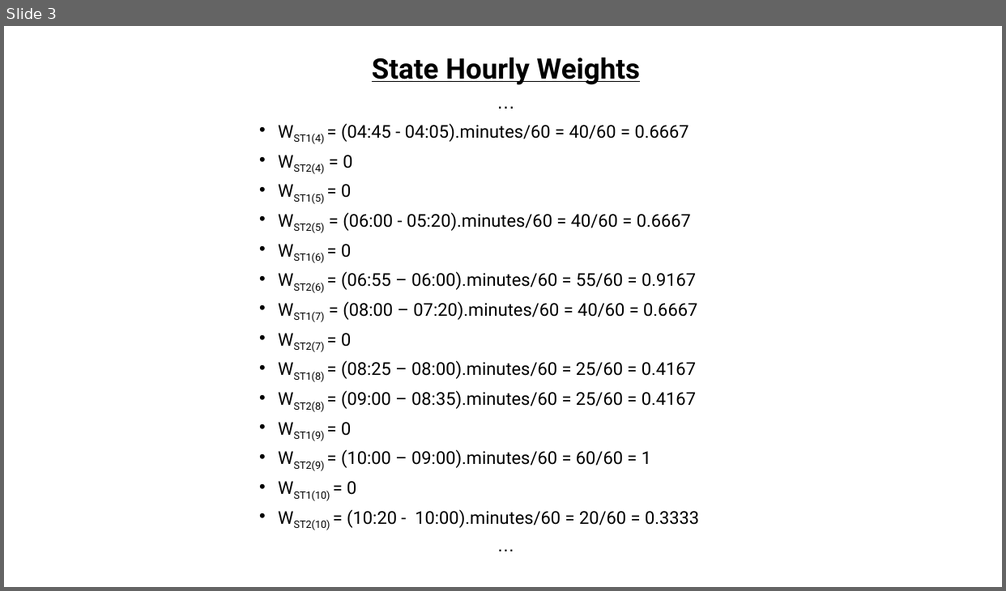
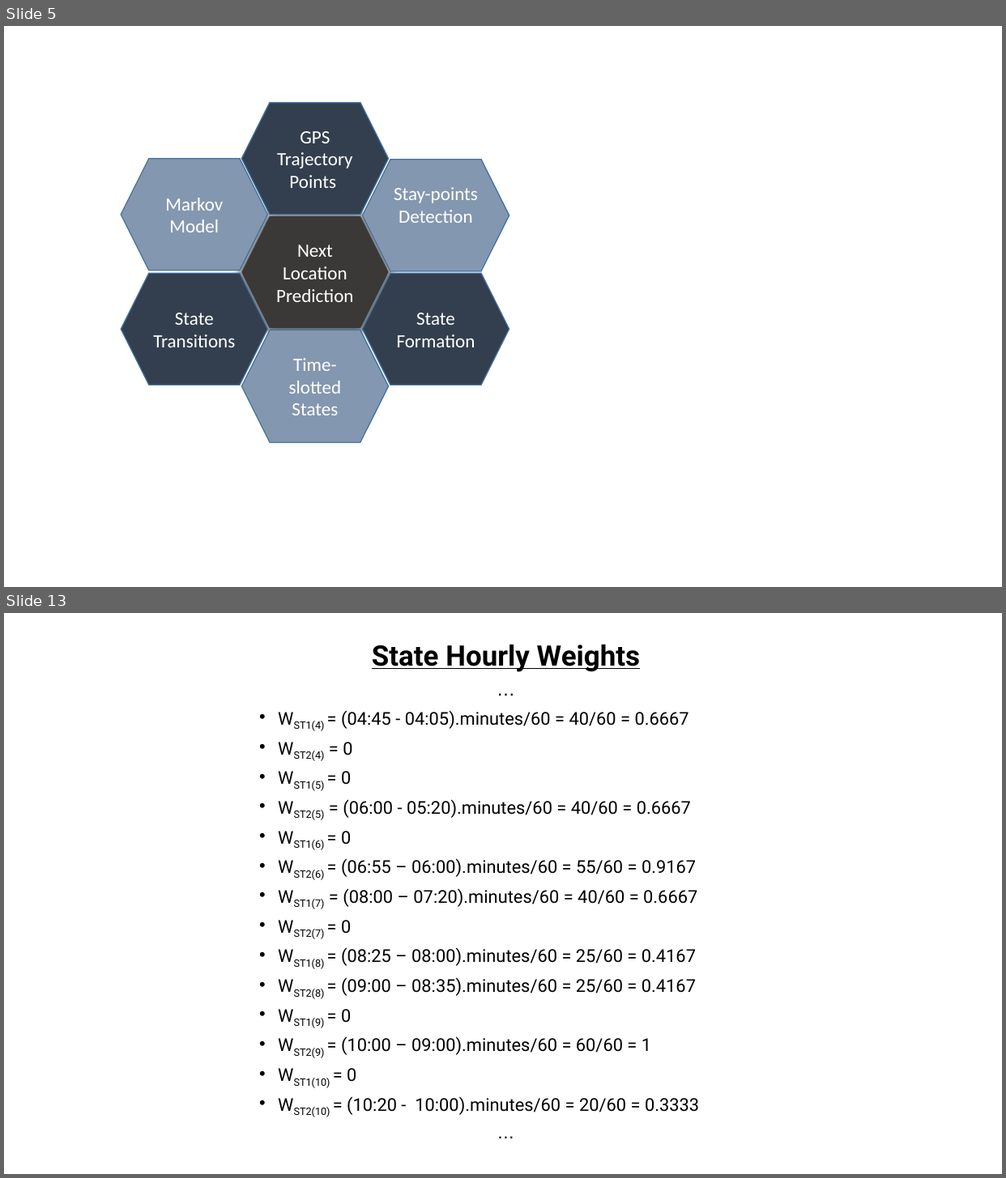
Before and after one commit to shank121991/winthesislocation, a slide deck: Writings/overview diagrams.pptx. Shown one above the other, each under a label of ours: slide 3 before the commit, slides 5 and 13 after it; the slides between them are not shown. The pictures are 1006x591 and 1006x1178 pixels, drawn with LibreOffice and Linux fonts; fonts in the diff are those of the drawing. Boxes give left, top, right and bottom in pixels: in the first picture for what was removed or moved away, otherwise in the second. Text is boxed around its words. In the diff, an @@ line names an element or a change of style, - is before the commit and + after.

```diff
--- a/Writings/overview diagrams.pptx
+++ b/Writings/overview diagrams.pptx
@@ slide 5 added at box(4, 26, 1002, 587), background #FFFFFF @@
@@ hexagon added at box(241, 102, 388, 215), fill #333F50, outline #43739E 1 pt, 18 pt, text #FFFFFF @@
+GPS Trajectory Points
@@ hexagon added at box(121, 159, 267, 271), fill #8497B0, outline #43739E 1 pt, 18 pt, text #FFFFFF @@
+Markov Model
@@ hexagon added at box(363, 160, 509, 271), fill #8497B0, outline #43739E 1 pt, 18 pt, text #FFFFFF @@
+Stay-points Detection
@@ hexagon added at box(241, 216, 388, 328), fill #3B3838, 18 pt, text #FFFFFF @@
+Next Location Prediction
@@ hexagon added at box(121, 273, 267, 386), fill #333F50, outline #43739E 1 pt, 18 pt, text #FFFFFF @@
+State Transitions
@@ hexagon added at box(363, 273, 509, 386), fill #333F50, outline #43739E 1 pt, 18 pt, text #FFFFFF @@
+State Formation
@@ hexagon added at box(241, 330, 388, 443), fill #8497B0, outline #43739E 1 pt, 18 pt, text #FFFFFF @@
+Time-slotted States
@@ what was slide 3 is now slide 13 @@
```
Also in this commit, not shown: 2 slides changed, 13 other slides added, 48 other files.
